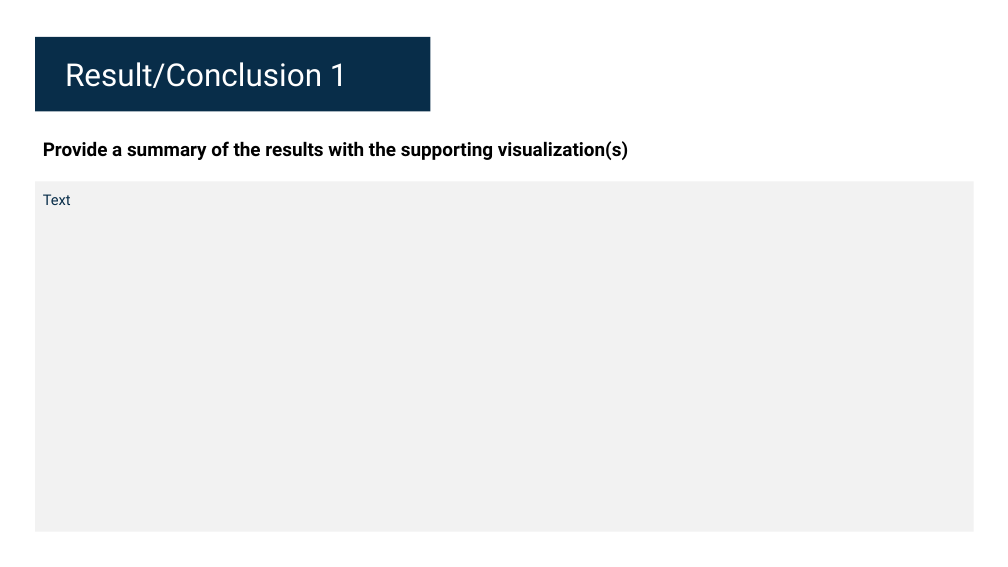
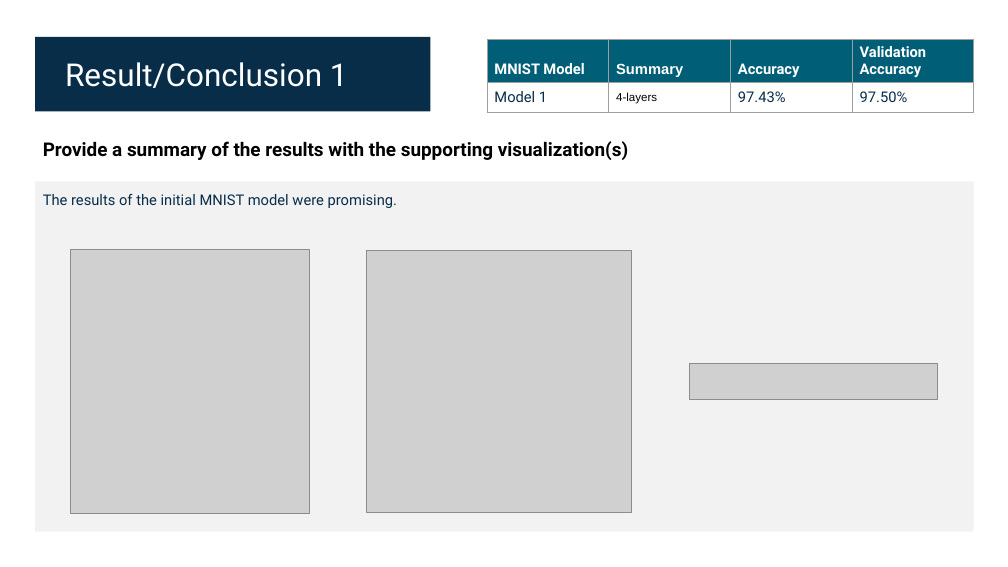
Before and after one commit to shawnfeils/OSU-AIBC-Project-3, a slide deck: slide 6 of AI_Bootcamp_Final_Project_Group_1.pptx. Drawn at 1008x567 pixels with LibreOffice and Linux fonts; fonts in the diff are those of the drawing; grey boxes stand for pictures. Boxes give left, top, right and bottom in pixels: in the first picture for what was removed or moved away, otherwise in the second. Text is boxed around its words. In the diff, an @@ line names an element or a change of style, - is before the commit and + after.

```diff
--- a/AI_Bootcamp_Final_Project_Group_1.pptx
+++ b/AI_Bootcamp_Final_Project_Group_1.pptx
@@ table added at (487, 39, 974, 113), 2 rows, 4 columns @@
+MNIST Model | Summary | Accuracy | Validation Accuracy
+Model 1 | 4-layers | 97.43% | 97.50%
@@ text at (43, 194, 397, 208): text changed @@
-Text
+The results of the initial MNIST model were promising.
@@ picture added at (70, 250, 309, 513) @@
@@ picture added at (367, 250, 632, 513) @@
@@ picture added at (690, 364, 938, 400) @@
```
Also in this commit, not shown: 9 other slides changed, 1 slide added, 1 slide removed, 6 other files.
